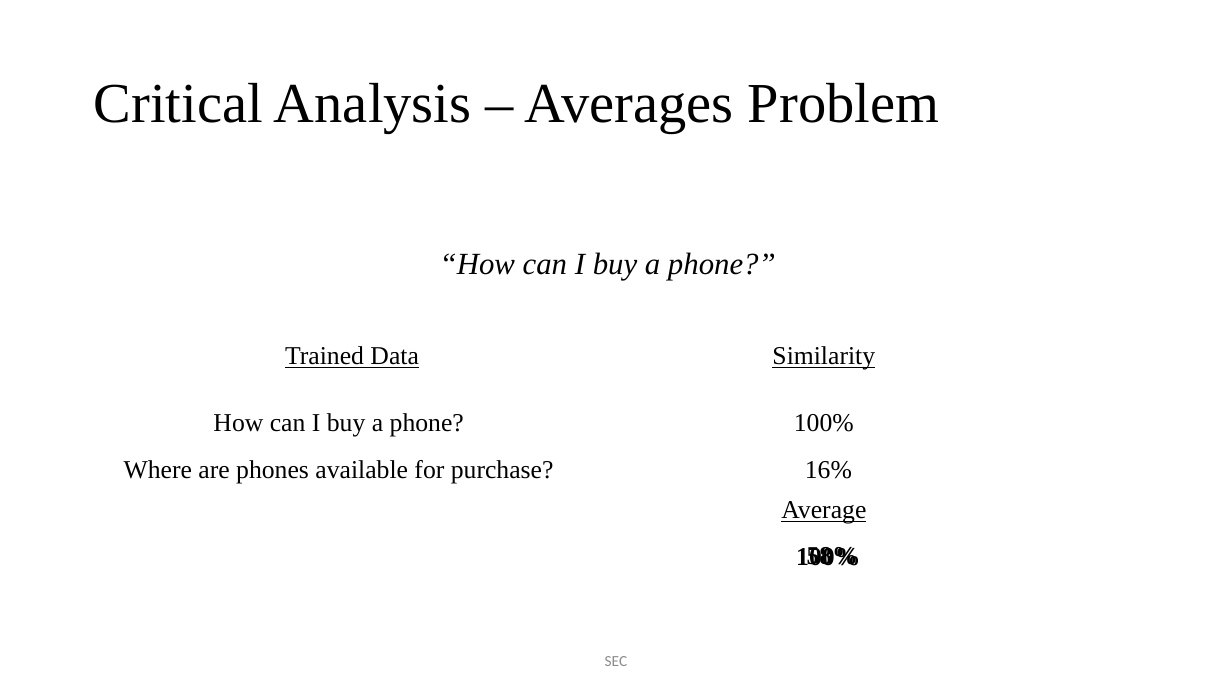
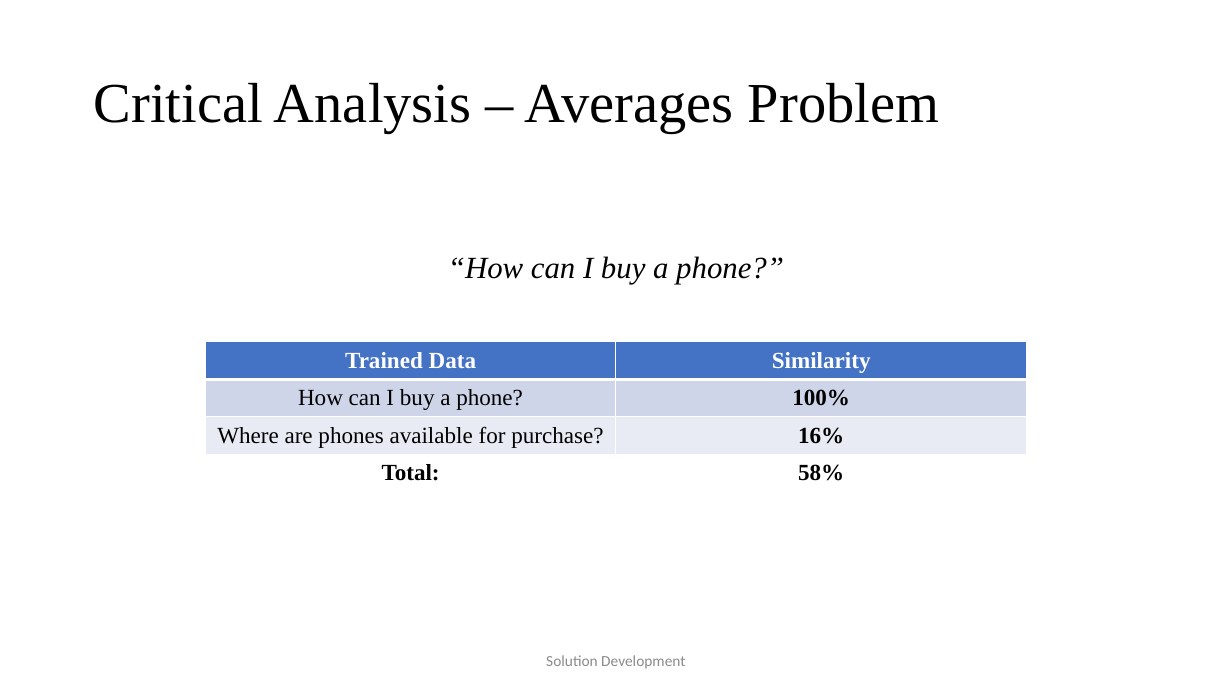
Before and after one commit to JaVonox/AIChatbot, a slide deck: slide 12 of Documentation/100505349.pptx (slide 11 before the commit). Drawn at 1232x693 pixels with LibreOffice and Linux fonts; fonts in the diff are those of the drawing. Boxes give left, top, right and bottom in pixels: in the first picture for what was removed or moved away, otherwise in the second. Text is boxed around its words. In the diff, an @@ line names an element or a change of style, - is before the commit and + after.

Commit message:
Added to the powerpoint

```diff
--- a/Documentation/100505349.pptx
+++ b/Documentation/100505349.pptx
@@ text "“How can I buy a ..." moved from (x1=440, y1=252, x2=776, y2=280) to (x1=448, y1=256, x2=784, y2=284) @@
@@ table added at (x1=205, y1=342, x2=1026, y2=492), 4 rows, 2 columns @@
+Trained Data | Similarity
+How can I buy a phone? | 100%
+Where are phones available for purchase? | 16%
+Total: | 58%
@@ text removed at (x1=285, y1=346, x2=418, y2=368) @@
-Trained Data
@@ text removed at (x1=772, y1=346, x2=875, y2=370) @@
-Similarity
@@ text removed at (x1=213, y1=413, x2=464, y2=437) @@
-How can I buy a phone?
@@ text removed at (x1=794, y1=414, x2=854, y2=432) @@
-100%
@@ text removed at (x1=124, y1=460, x2=554, y2=483) @@
-Where are phones available for purchase?
@@ text removed at (x1=805, y1=461, x2=852, y2=479) @@
-16%
@@ text removed at (x1=781, y1=501, x2=866, y2=524) @@
-Average
@@ text removed at (x1=796, y1=547, x2=860, y2=566) @@
-100%
@@ text removed at (x1=807, y1=544, x2=858, y2=570) @@
-58%
@@ text at (x1=546, y1=655, x2=685, y2=668): text changed @@
-SEC
+Solution Development
```
Also in this commit, not shown: 13 other slides changed, 3 slides added, 2 other files.
